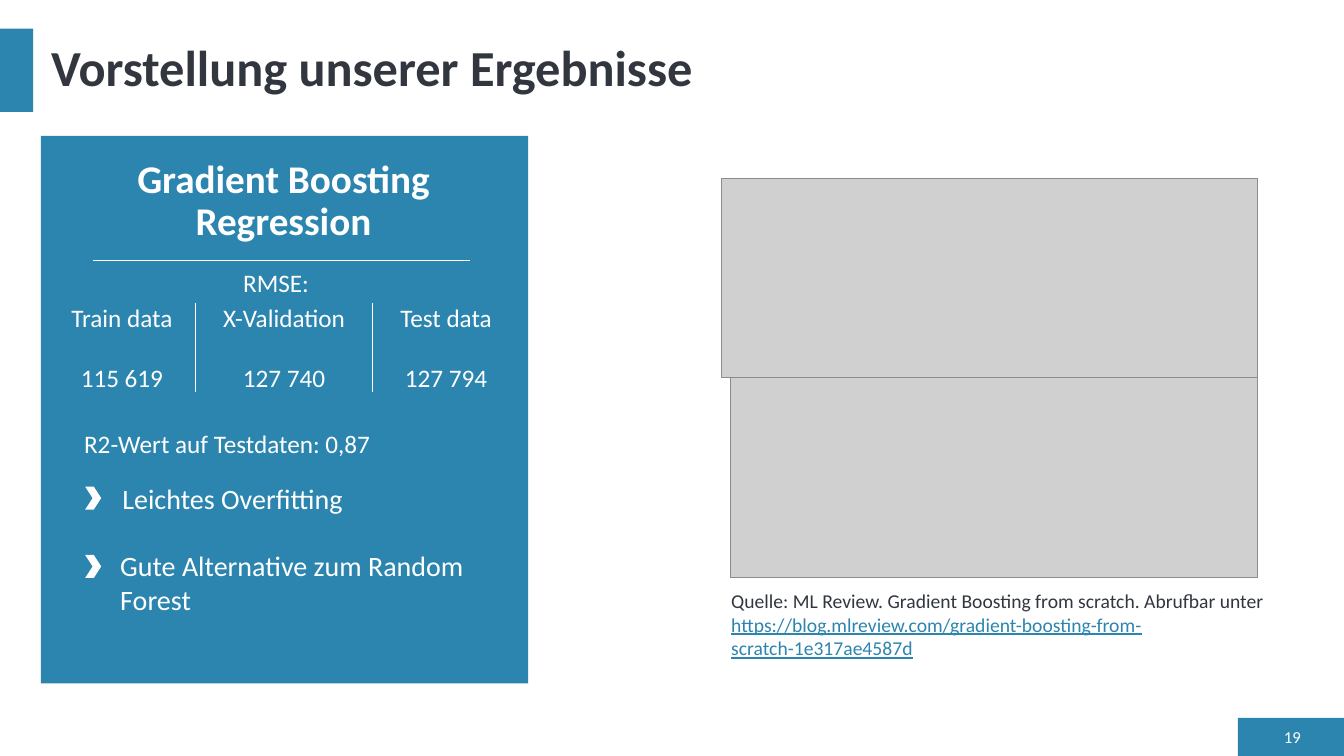
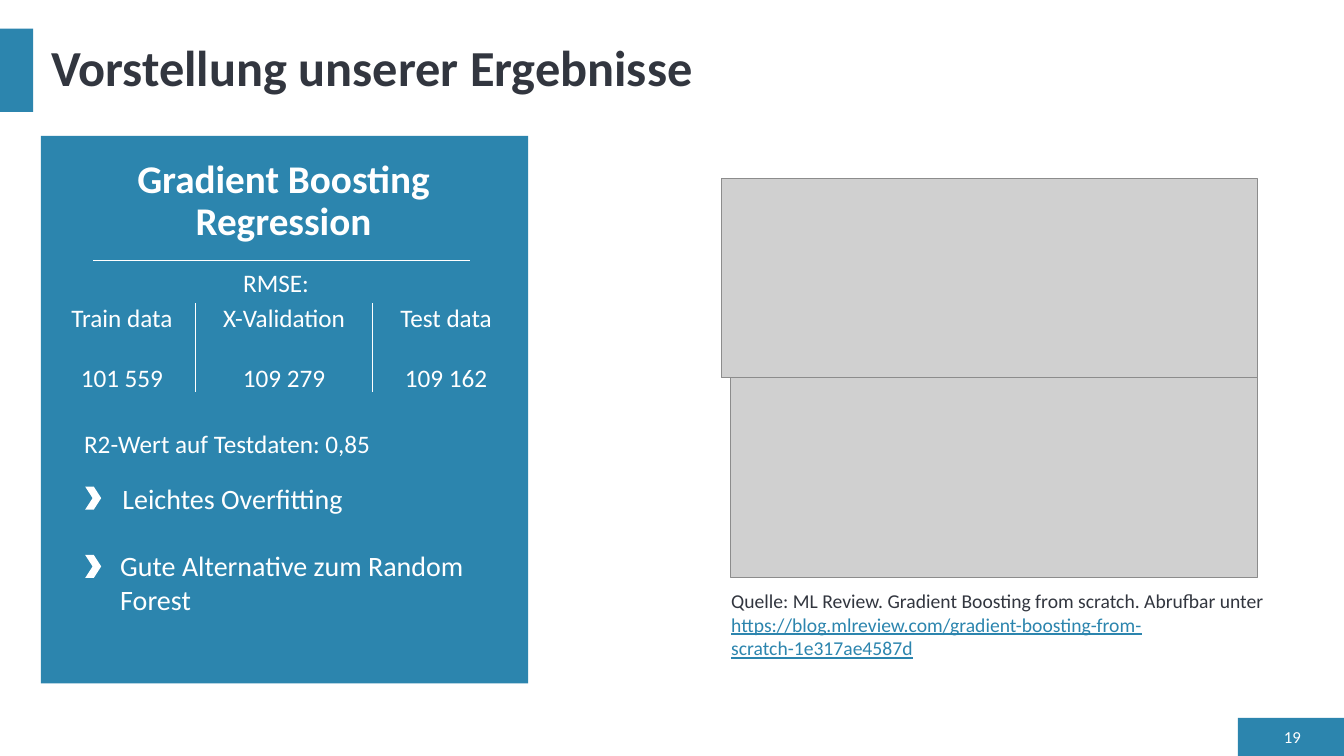
Before and after one commit to LennartFertig/DataExploration_HousePriceSeattle, a slide deck: slide 19 of project_presentation_Insight_Explorers.pptx. Drawn at 1344x756 pixels with LibreOffice and Linux fonts; fonts in the diff are those of the drawing; grey boxes stand for pictures. Boxes give left, top, right and bottom in pixels: in the first picture for what was removed or moved away, otherwise in the second. Text is boxed around its words. In the diff, an @@ line names an element or a change of style, - is before the commit and + after.

```diff
--- a/project_presentation_Insight_Explorers.pptx
+++ b/project_presentation_Insight_Explorers.pptx
@@ table at (x1=41, y1=298, x2=528, y2=418) @@
-row 2: 115 619 | 127 740 | 127 794
+row 2: 101 559 | 109 279 | 109 162
@@ text at (x1=84, y1=435, x2=370, y2=456): text changed @@
-R2-Wert auf Testdaten: 0,87
+R2-Wert auf Testdaten: 0,85
```
Also in this commit, not shown: 4 other slides changed.
